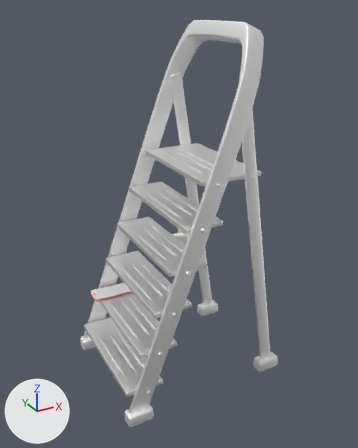
Before and after pictures for a commit that changed the FBX model Assets/_Model/Hosipital/Hospital_Entrance/storeroom/other.fbx.
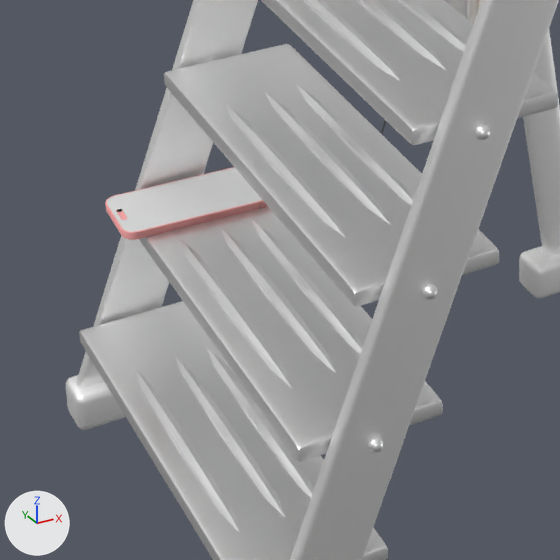
Each version appears first whole from a camera (50 mm lens) standing at (3.831, -13.692, 1.486) and looking at (4.793, -11.943, 0.612), and next in a close-up on the part from 18% to 58% of the width and 53% to 86% of the height. Every picture has the same lights, and +X, +Y and +Z are marked at lower left. Where no turn or scale is listed for an object, it has been applied to the vertices.

The first close-up shows 'Plane.025', 'stairs', 'Куб'.
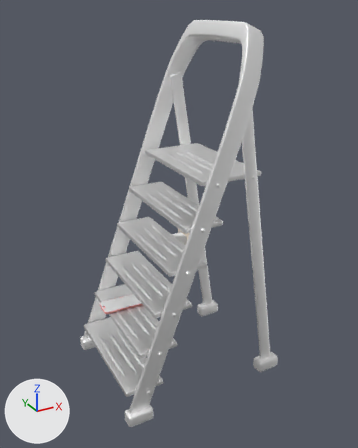
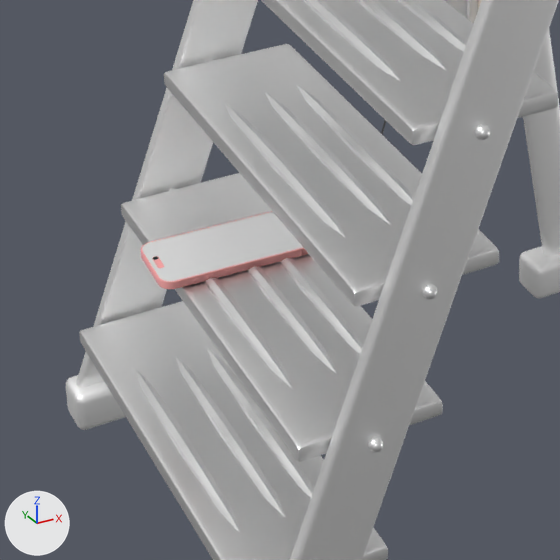
Where the newer file only moved an object's origin or applied its transform, the numbers keep the older frame.

The edits, one by one:
Object 'Куб' (ob_куб) moves from (4.496, -11.843, 0.302) to (4.496, -11.959, 0.304).
Object 'Plane.025' (ob_plane_025) moves from (4.502, -11.845, 0.307) to (4.502, -11.962, 0.309).

Changed parts and their boxes [x1, y1, x2, y2] in the close-ups (560 x 560 px):
'Plane.025', moved: before [107, 167, 262, 232]; after [142, 212, 303, 281]
'Куб', moved: before [105, 167, 268, 240]; after [141, 211, 308, 289]
